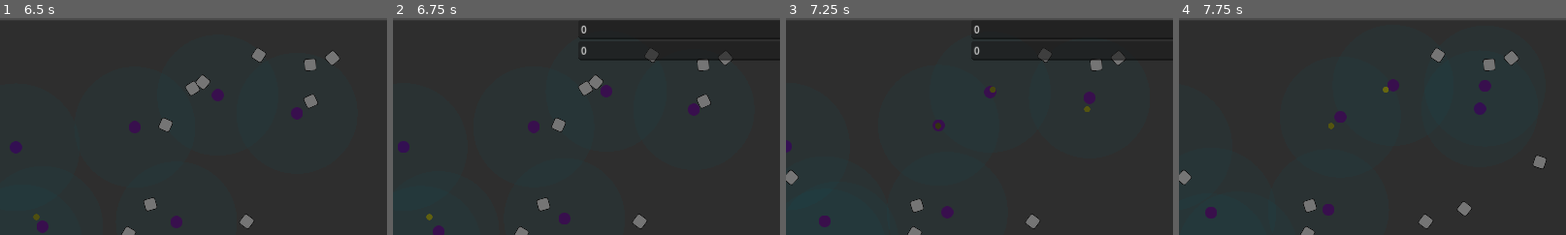
Above: before the commit, frames 1-4 (left to right).
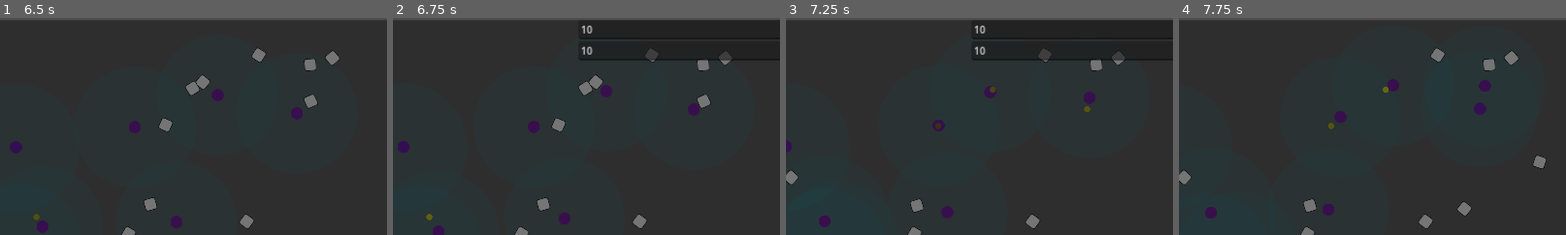
Above: after the commit, the same moments.

Repository: wivest/Natural-Selection
Game: Godot game, scene res://main.tscn
Same seed, same stepped clock (60 frames per second), same inputs: the game is played once before the commit and once after it.
Inputs:
- Up to frame 1 (6.5 s): click "Restart" at 0.5 s; click "Restart" at 1.25 s; click "Restart" at 2 s; click "Statistics" at 2.75 s; click "Statistics" at 3.5 s; click "Statistics" at 4.25 s; click "Pause" at 5 s; click "Continue" at 5.75 s
- Up to frame 2 (6.75 s): click "Settings" at 6.5 s
- Up to frame 3 (7.25 s): no input
- Up to frame 4 (7.75 s): tap Tab (open_statistics) at 7.35 s
The pictures show only the part of the screen within x 26-76%, y 6-56%; the shares and areas given below are measured in that part.

Frame 1 is identical in both runs. In frame 2, 0.2% of the frame differs, in the area x 48-52%, y 3-17%; in frame 3, 0.2%; in frame 4, nothing differs.

Commit message:
fix: set start values to parameters

Diff:
--- a/ui/tabs/settings/sections/section.gd
+++ b/ui/tabs/settings/sections/section.gd
@@ -5,6 +5,7 @@
 func _ready():
 	for p in parameters:
 		p.value_changed.connect(_on_parameter_changed.bind(p.parameter_name))
+		p.value = Parameters.data.get(p.parameter_name)
 
 func _on_parameter_changed(value: Variant, parameter_name: String):
 	Parameters.data.set(parameter_name, value)
